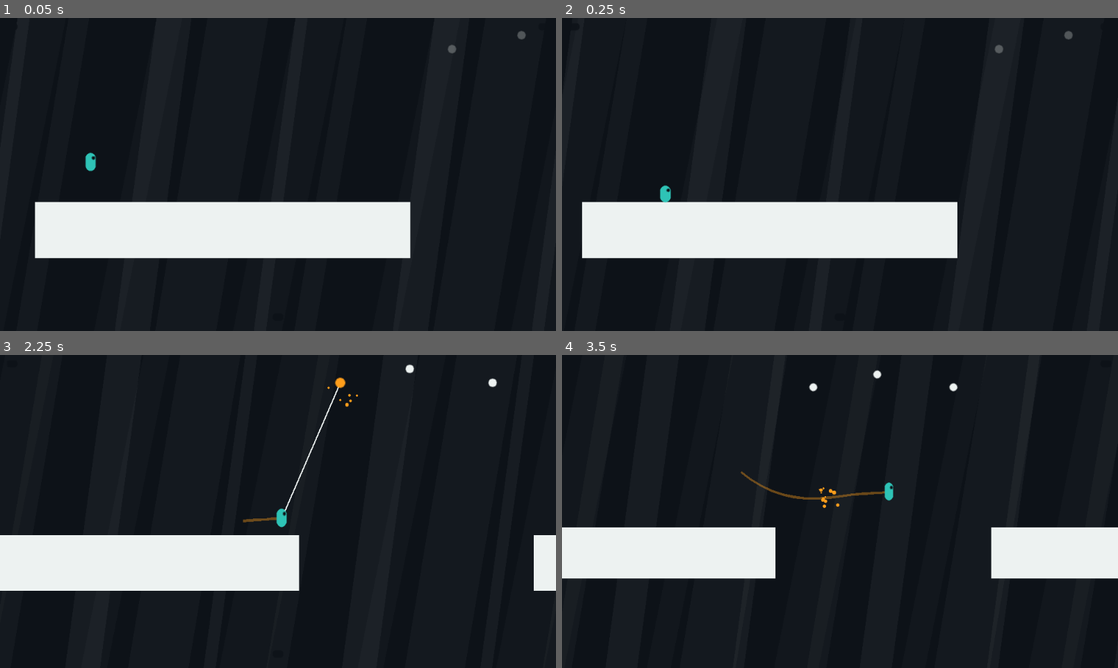
Above: before the commit, frames 1-4 (two rows, left to right).
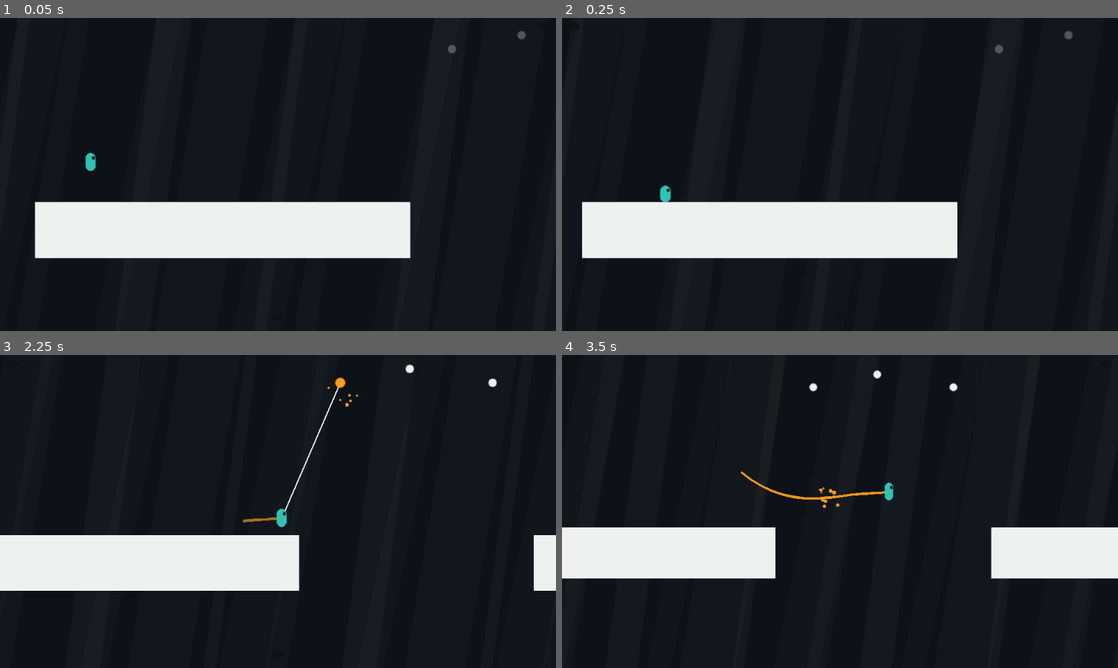
Above: after the commit, the same moments.

Repository: Furkiozknn/kanca
Game: Godot game, scene res://tools/gif.tscn
The game is run twice, just before and just after one commit, with the same random seed, the same clock (stepped at 60 frames per second) and the same inputs. This scene is started directly instead of the project's main scene.
Inputs (mouse positions are in pixels of both pictures, inside the frame that each line leads up to):
- Up to frame 1 (0.05 s): no input
- Up to frame 2 (0.25 s): no input
- Up to frame 3 (2.25 s): tap Enter at 0.5 s; move the mouse to (400, 495) at 0.52 s; hold D (move_right) 0.53-1.25 s; hold R (yeniden) 0.53-1.25 s; click (400, 495) at 0.67 s; tap W (halat_kisalt) at 0.77 s; tap Space (zipla) at 0.8 s; drag from (166, 527) to (250, 574) at 1.27 s; move the mouse to (333, 442) at 2.02 s; hold A (move_left) from 2.03 s (still down); tap S (halat_uzat) at 2.1 s
- Up to frame 4 (3.5 s): tap Space (zipla) at 2.3 s; release A (move_left) at 2.75 s; drag from (812, 574) to (673, 464) at 2.77 s

The runs differ from the first frame. In frame 3, less than 0.1% of the frame differs, in the area x 43-50%, y 51-54%; in frame 4, 0.2%, in the area x 32-59%, y 37-47%.

Commit message:
Arayuz yenilemesi (2/n): belgeler, testler 157, gif/kayit araclari, ekran goruntuleri
DENETIM.md + TASARIM.md, README/CLAUDE.md/SURUM-GECMISI, tools/kayit.ps1 (yazisiz dikey klip),
tools/his_olc.gd + fps.gd, ekran araci yenilendi, eski ekran goruntuleri _eski/ altina.

Co-Authored-By: Claude Sonnet 5.5 <noreply@anthropic.com>

Diff:
--- a/scripts/bolum.gd
+++ b/scripts/bolum.gd
@@ -94,9 +94,9 @@
 ## parallaks. Doku yok, hepsi duz poligon (her olcekte keskin, ucuz).
 func _arka_plani_kur() -> void:
 	var blok := Tema.blok()
-	_bant_katmani(Vector2(0.12, 0.05), Color(blok, 0.025), [[40.0, 56.0], [200.0, 30.0]], 120.0, -9)
-	_bant_katmani(Vector2(0.25, 0.10), Color(blok, 0.035), [[90.0, 24.0], [250.0, 70.0]], 100.0, -8)
-	_bant_katmani(Vector2(0.45, 0.18), Color(blok, 0.05), [[20.0, 14.0], [180.0, 40.0]], 80.0, -7)
+	_bant_katmani(Vector2(0.12, 0.05), Color(blok, 0.02), [[40.0, 56.0], [200.0, 30.0]], 120.0, -9)
+	_bant_katmani(Vector2(0.25, 0.10), Color(blok, 0.026), [[90.0, 24.0], [250.0, 70.0]], 100.0, -8)
+	_bant_katmani(Vector2(0.45, 0.18), Color(blok, 0.032), [[20.0, 14.0], [180.0, 40.0]], 80.0, -7)
 
 func _bant_katmani(olcek: Vector2, renk: Color, bantlar: Array, egim: float, z: int) -> void:
 	var p := Parallax2D.new()
--- a/scripts/ceviri.gd
+++ b/scripts/ceviri.gd
@@ -60,6 +60,7 @@
 	"Varsayılana dön": "Reset to default",
 	"bir tuşa bas…": "press a key…",
 	"Fare %d": "Mouse %d",
+	"Boşluk": "Space",
 	# --- tus adlari (Tuslar.EYLEMLER) ---
 	"Sol / geri sallan": "Left / swing back",
 	"Sağ / ileri sallan": "Right / swing forward",
--- a/scripts/gecis.gd
+++ b/scripts/gecis.gd
@@ -64,20 +64,31 @@
 	if _mesgul:
 		return
 	_mesgul = true
+	await kapat(renk)
+	get_tree().change_scene_to_file(yol)
+	await get_tree().process_frame
+	await get_tree().process_frame
+	await ac()
+	_mesgul = false
+
+
+## Bant ekrani soldan ORTER (260 ms, ease-out). tools/rota.gd kayit kipi de bunu
+## sahne degistirmeden kullanir.
+func kapat(renk: Color = Tema.TURUNCU) -> void:
 	_bant.color = renk
 	_bant.position.x = -GENISLIK
 	_bant.visible = true
 	var t := create_tween().set_ease(Tween.EASE_OUT).set_trans(Tween.TRANS_CUBIC)
 	t.tween_property(_bant, "position:x", -10.0, ORTME)
 	await t.finished
-	get_tree().change_scene_to_file(yol)
-	await get_tree().process_frame
-	await get_tree().process_frame
-	var t2 := create_tween().set_ease(Tween.EASE_IN).set_trans(Tween.TRANS_CUBIC)
-	t2.tween_property(_bant, "position:x", GENISLIK, ACMA)
-	await t2.finished
+
+
+## Bant saga cikip ekrani ACAR (200 ms, ease-in).
+func ac() -> void:
+	var t := create_tween().set_ease(Tween.EASE_IN).set_trans(Tween.TRANS_CUBIC)
+	t.tween_property(_bant, "position:x", GENISLIK, ACMA)
+	await t.finished
 	_bant.visible = false
-	_mesgul = false
 
 
 ## Sahne degistirmeden kisa flas (olum, bolum basa alma). Girdiyi kilitlemez.
--- a/scripts/oyuncu.gd
+++ b/scripts/oyuncu.gd
@@ -81,7 +81,7 @@
 	_halat.width = 1.5
 	_iz.top_level = true
 	_iz.visible = false
-	_iz.default_color = Color(Tema.TURUNCU, 0.7)
+	_iz.default_color = Tema.TURUNCU
 
 ## Gercek tus/fare olayi geldigi AN kancayi atar/birakir: fizik adimini (60 Hz)
 ## beklemek ses, parcacik ve ucus sayacinin baslamasini ortalama ~8 ms
@@ -547,6 +547,6 @@
 	if _iz_noktalar.size() >= 2:
 		_iz.visible = true
 		_iz.points = _iz_noktalar
-		_iz.modulate.a = clampf((velocity.length() - 300.0) / 400.0, 0.0, 0.55)
+		_iz.modulate.a = clampf((velocity.length() - 300.0) / 350.0, 0.0, 0.95)
 	else:
 		_iz.visible = false
--- a/scripts/tuslar.gd
+++ b/scripts/tuslar.gd
@@ -56,6 +56,11 @@
 		if olay is InputEventKey:
 			var k := olay as InputEventKey
 			var kod := k.physical_keycode if k.physical_keycode != 0 else k.keycode
+			# Isletim sistemi adlari Ingilizce ("Space", "Escape"): iki tanesi cevrilir.
+			if kod == KEY_SPACE:
+				return Ceviri.t("Boşluk")
+			if kod == KEY_ESCAPE:
+				return "Esc"
 			return OS.get_keycode_string(kod)
 	for olay: InputEvent in InputMap.action_get_events(eylem):
 		if olay is InputEventMouseButton:
--- a/tools/gif.gd
+++ b/tools/gif.gd
@@ -7,7 +7,7 @@
 ## esik ustu hizda birak (firlama bonusu: altin parcacik + hiz izi) -> uc.
 ## Her 3. fizik karesi (20 fps) cizimden sonra yakalanir, bellekte tutulur
 ## (diske yazmak kare dusururdu), sonunda 640x360'a indirilip (taban
-## cozunurluk; 2x render edildigi icin kayipsiz) build/gif/kare_NNN.png yazilir.
+## cozunurluk; 2x render, Lanczos ile yumusak kenar) build/gif/kare_NNN.png yazilir.
 
 const BOLUM := 1
 const KARE_ARALIK := 3          ## 60 / 3 = 20 fps
@@ -52,7 +52,7 @@
 			_kareler.append(get_viewport().get_texture().get_image())
 	for i in _kareler.size():
 		var im := _kareler[i]
-		im.resize(640, 360, Image.INTERPOLATE_NEAREST)
+		im.resize(640, 360, Image.INTERPOLATE_LANCZOS)
 		im.save_png("%s/kare_%03d.png" % [CIKTI, i])
 	print("gif kareleri hazir: %d adet, asama %d, %s" % [_kareler.size(), _asama, CIKTI])
 	get_tree().quit(0 if _asama == 2 else 1)
--- a/tools/rota.gd
+++ b/tools/rota.gd
@@ -129,6 +129,12 @@
 var _tani := false
 var _denetle := false              ## yazilmis esikleri yeniden olcup sinar, dosya yazmaz
 var _tani_bolum := 1
+## Kayit kipi (sosyal medya klibi): ekranli, arayuzsuz tek oynanis; --write-movie ile.
+##   godot --path . --write-movie kare.png --fixed-fps 60 --resolution 1080x608 \
+##     --scene res://tools/rota.tscn -- --kayit 2,3,6 --hata 3
+## --hata N: N. bolumde ilk kancayi 0,22 sn sonra erken birakir (bir olum-yeniden dogus).
+var _kayit_bolumleri: Array = []
+var _kayit_hata := 0
 
 var _sonuc: Dictionary = {}
 ## Isleneni bolumde sarkacin dibinin girmemesi gereken dikdortgenler (_guvenli_boy).
@@ -158,6 +164,14 @@
 	for i in kullanici.size():
 		if kullanici[i] == "--tani" and i + 1 < kullanici.size():
 			_tani_bolum = int(kullanici[i + 1])
+		if kullanici[i] == "--kayit" and i + 1 < kullanici.size():
+			for parca in kullanici[i + 1].split(","):
+				_kayit_bolumleri.append(int(parca))
+		if kullanici[i] == "--hata" and i + 1 < kullanici.size():
+			_kayit_hata = int(kullanici[i + 1])
+	if not _kayit_bolumleri.is_empty():
+		await _kayit_modu()
+		return
 	print("=== Kanca rota + bot kosusu ===")
 	print("bolum basina %d kosu, tepki gecikmesi %.2f-%.2f sn, azami %d kare" % [
 		KOSU_SAYISI, GECIKME_ALT, GECIKME_UST, AZAMI_KARE])
@@ -648,12 +662,20 @@
 
 ## Bolumu rotayi izleyerek oynar.
 ## Donen deger: {"sure": sn (0 = bitiremedi), "takildi": rota adimi, "iz": 10 Hz ornekler}
-func _kos(no: int, rota: Array, tohum: int) -> Dictionary:
+func _kos(no: int, rota: Array, tohum: int, ozel: Dictionary = {}) -> Dictionary:
 	var rastgele := RandomNumberGenerator.new()
 	rastgele.seed = hash("kanca-%d-%d" % [no, tohum])
 
 	var bolum: Bolum = load(Bolumler.yol(no)).instantiate()
 	add_child(bolum)
+	if bool(ozel.get("ekran", false)):
+		# Kayit: arayuz katmani gizli (yazi yok), onceki bolumden kalan bant aciliyor.
+		var arayuz: CanvasLayer = bolum.find_child("Arayuz", true, false)
+		if arayuz != null:
+			arayuz.visible = false
+		if bool(ozel.get("ac", false)):
+			Gecis.ac()
+	var hata_yapildi := false
 	for i in 4:
 		await get_tree().physics_frame
 	var oyuncu: Oyuncu = bolum.find_child("Oyuncu", true, false)
@@ -715,6 +737,14 @@
 
 		if oyuncu.kancali():
 			tutma += dt
+			if ozel.has("hata_tutma") and not hata_yapildi and tutma > float(ozel["hata_tutma"]):
+				# Kayit klibi icin bilerek erken birakis: sarkac kurulmadan dusus.
+				hata_yapildi = true
+				oyuncu.kanca_birak()
+				oyuncu.bot_yon = 1.0
+				tutma = 0.0
+				gecikme = 0.6
+				continue
 			var capa: Vector2 = oyuncu.kanca_nokta.global_position
 			var disa := (pos - capa).normalized()
 			var teget := Vector2(-disa.y, disa.x)
@@ -836,6 +866,12 @@
 				kurtarma_mi = true
 				gecikme = rastgele.randf_range(GECIKME_ALT, GECIKME_UST)
 
+	if bool(ozel.get("ekran", false)) and bitti:
+		# Bayragin yaninda kisa bir nefes (parcaciklar), sonra bant ekrani orter.
+		for i in 40:
+			await get_tree().physics_frame
+		if not bool(ozel.get("son", false)):
+			await Gecis.kapat()
 	bolum.free()
 	await get_tree().physics_frame
 	# takildi: bitiremediyse en cok olunen rota adimi (yoksa ulasilan adim).
@@ -845,6 +881,23 @@
 		"olum": olumler.size(),
 		"iz": iz,
 	}
+
+## Kayit kipi: verilen bolumleri sirayla botla oynar (ekranli, arayuzsuz).
+## Sure kare sayisindan gelir; --write-movie kareleri gercek zamandan bagimsiz yazar.
+func _kayit_modu() -> void:
+	print("KAYIT KIPI: bolumler %s, hata bolumu %d" % [str(_kayit_bolumleri), _kayit_hata])
+	for i in _kayit_bolumleri.size():
+		var no: int = _kayit_bolumleri[i]
+		_tehlikeleri_topla(no)
+		var rota := _plan(no)
+		var ozel := {"ekran": true, "ac": i > 0, "son": i == _kayit_bolumleri.size() - 1}
+		if no == _kayit_hata:
+			ozel["hata_tutma"] = 0.22
+		var sonuc := await _kos(no, rota, 1, ozel)
+		print("  kayit bolum %d: %.2f sn, olum %d" % [no, float(sonuc["sure"]), int(sonuc["olum"])])
+	print("=== kayit bitti ===")
+	get_tree().quit(0)
+
 
 ## Olumden sonra: oyuncunun onundeki ilk rota adimina don.
 func _rota_hizala(rota: Array, pos: Vector2) -> int:
Binary file changed: _eski/ekran-v0.5/ayarlar.png
Binary file changed: _eski/ekran-v0.5/bolum_08.png
Binary file changed: _eski/ekran-v0.5/bolum_sec.png
Renamed: docs/ekran/bolum_sec_akis.png -> _eski/ekran-v0.5/bolum_sec_akis.png
Renamed: docs/ekran/duraklat.png -> _eski/ekran-v0.5/duraklat.png
Renamed: docs/ekran/hayalet_altin.png -> _eski/ekran-v0.5/hayalet_altin.png
Renamed: docs/ekran/menu.png -> _eski/ekran-v0.5/menu.png
Renamed: scripts/palet.gd -> _eski/palet.gd
Renamed: scripts/palet.gd.uid -> _eski/palet.gd.uid
Binary file changed: docs/ekran/bitis_dokunmatik.png
Binary file changed: docs/ekran/bitis_en.png
Binary file changed: docs/ekran/bitis_gumus.png
(and 42 more such lines)
